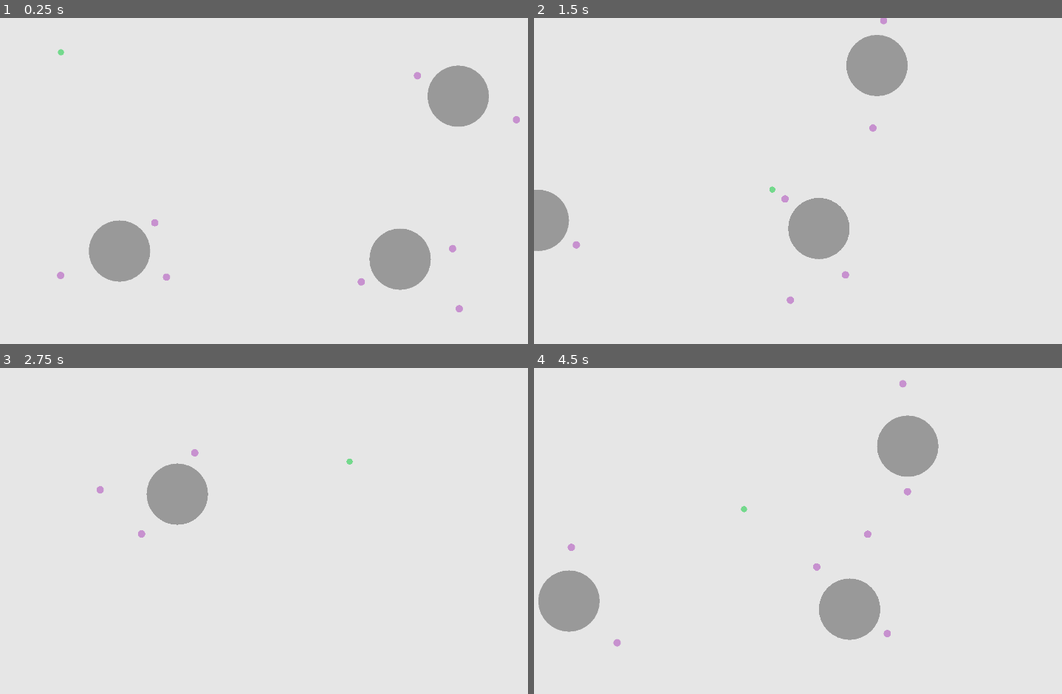
Above: before the commit, frames 1-4 (two rows, left to right).
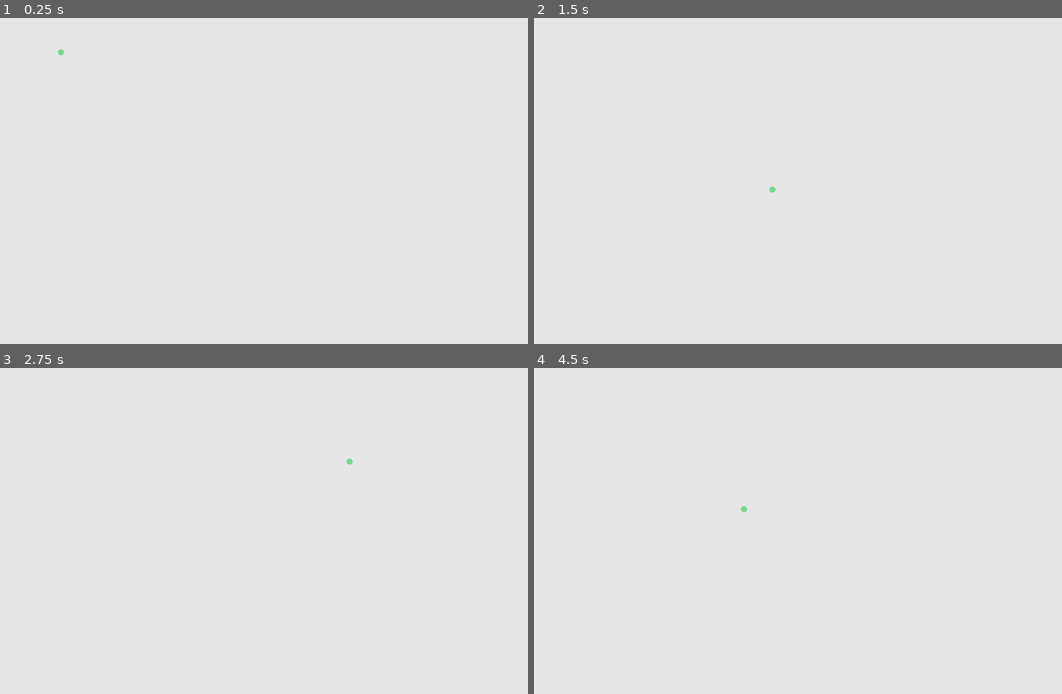
Above: after the commit, the same moments.

Repository: JRileyH/blips
Game: Godot game, scene res://Game.tscn
Same seed, same stepped clock (60 frames per second), same inputs: the game is played once before the commit and once after it.
Inputs (mouse positions are in pixels of both pictures, inside the frame that each line leads up to):
- Up to frame 1 (0.25 s): no input
- Up to frame 2 (1.5 s): move the mouse to (956, 167) at 0.52 s; hold D (move_right) 0.53-1.28 s; move the mouse to (713, 200) at 1.27 s; hold S (move_down) from 1.28 s (still down)
- Up to frame 3 (2.75 s): move the mouse to (353, 459) at 2.02 s; release S (move_down) at 2.03 s; hold D (move_right) from 2.03 s (still down)
- Up to frame 4 (4.5 s): move the mouse to (798, 599) at 2.77 s; release D (move_right) at 2.78 s; hold W (move_up) 2.78-3.53 s; move the mouse to (1003, 583) at 3.52 s; hold A (move_left) from 3.53 s (still down); move the mouse to (650, 485) at 4.27 s

The runs differ from the first frame. In frame 1, 5.3% of the frame differs, in the area x 10-99%, y 14-91%; in frame 2, 4.6%; in frame 3, 1.8%; in frame 4, 5.3%.

Commit message:
remove directory for now

Diff:
--- a/Things/Blip.tscn
+++ b/Blip.tscn
@@ -1,16 +1,16 @@
 [gd_scene load_steps=4 format=2]
 
-[ext_resource path="res://Things/BlipBody.gd" type="Script" id=1]
-[ext_resource path="res://Things/Blip.gd" type="Script" id=2]
+[ext_resource path="res://Blip.gd" type="Script" id=1]
+[ext_resource path="res://BlipBody.gd" type="Script" id=2]
 
 [sub_resource type="CircleShape2D" id=1]
 radius = 12.0
 
 [node name="Blip" type="Node2D"]
-script = ExtResource( 2 )
+script = ExtResource( 1 )
 
 [node name="BlipBody" type="Area2D" parent="."]
-script = ExtResource( 1 )
+script = ExtResource( 2 )
 color = Color( 0.780392, 0.568627, 0.811765, 1 )
 
 [node name="CollisionShape2D" type="CollisionShape2D" parent="BlipBody"]
--- a/Things/Bloid.tscn
+++ b/Bloid.tscn
@@ -1,6 +1,6 @@
 [gd_scene load_steps=3 format=2]
 
-[ext_resource path="res://Things/Bloid.gd" type="Script" id=1]
+[ext_resource path="res://Bloid.gd" type="Script" id=1]
 
 [sub_resource type="CircleShape2D" id=1]
 radius = 100.0
--- a/Game.tscn
+++ b/Game.tscn
@@ -1,45 +1,13 @@
-[gd_scene load_steps=5 format=2]
+[gd_scene load_steps=4 format=2]
 
 [ext_resource path="res://Game.gd" type="Script" id=1]
-[ext_resource path="res://Things/Bloid.tscn" type="PackedScene" id=2]
+[ext_resource path="res://Map.tscn" type="PackedScene" id=2]
 [ext_resource path="res://Inspector.tscn" type="PackedScene" id=3]
-[ext_resource path="res://Things/Blip.tscn" type="PackedScene" id=4]
 
 [node name="Game" type="Node2D"]
 script = ExtResource( 1 )
 
-[node name="Planet" parent="." instance=ExtResource( 2 )]
-position = Vector2( 391.786, 760.04 )
-
-[node name="Blip" parent="Planet" instance=ExtResource( 4 )]
-position = Vector2( 169.5, 44.5 )
-
-[node name="Blip2" parent="Planet" instance=ExtResource( 4 )]
-position = Vector2( 88.5, -118 )
-
-[node name="Blip3" parent="Planet" instance=ExtResource( 4 )]
-position = Vector2( -166, 124.5 )
-
-[node name="Planet2" parent="." instance=ExtResource( 2 )]
-position = Vector2( 1494.07, 255.018 )
-
-[node name="Blip" parent="Planet2" instance=ExtResource( 4 )]
-position = Vector2( -145, -32 )
-
-[node name="Blip2" parent="Planet2" instance=ExtResource( 4 )]
-position = Vector2( 202.5, 27.5 )
-
-[node name="Planet3" parent="." instance=ExtResource( 2 )]
-position = Vector2( 1305, 786.5 )
-
-[node name="Blip" parent="Planet3" instance=ExtResource( 4 )]
-position = Vector2( 157, -75.5 )
-
-[node name="Blip2" parent="Planet3" instance=ExtResource( 4 )]
-position = Vector2( -104, 103 )
-
-[node name="Blip3" parent="Planet3" instance=ExtResource( 4 )]
-position = Vector2( 226.5, 109 )
-
 [node name="Inspector" parent="." instance=ExtResource( 3 )]
 position = Vector2( 963, 540 )
+
+[node name="Map" parent="." instance=ExtResource( 2 )]
--- a/Map.gd
+++ b/Map.gd
@@ -1,6 +1,7 @@
 extends Node2D
 
 
+var Bloid
 
 var bloids: Array = []
 var blips: Array = []
--- a/project.godot
+++ b/project.godot
@@ -12,12 +12,12 @@
 "base": "Node2D",
 "class": "Blip",
 "language": "GDScript",
-"path": "res://Things/Blip.gd"
+"path": "res://Blip.gd"
 }, {
 "base": "Node2D",
 "class": "Bloid",
 "language": "GDScript",
-"path": "res://Things/Bloid.gd"
+"path": "res://Bloid.gd"
 } ]
 _global_script_class_icons={
 "Blip": "",
Renamed: Things/Blip.gd -> Blip.gd
Renamed: Things/BlipBody.gd -> BlipBody.gd
Renamed: Things/Bloid.gd -> Bloid.gd
